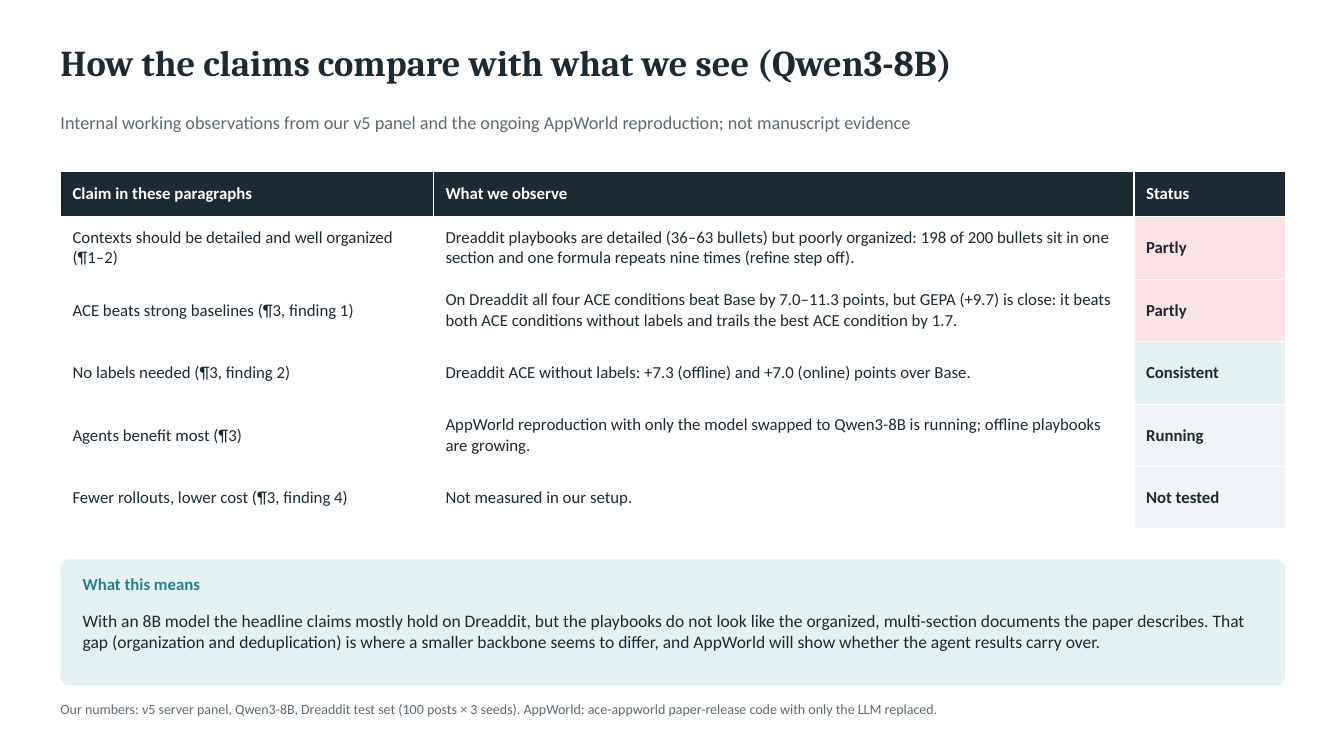
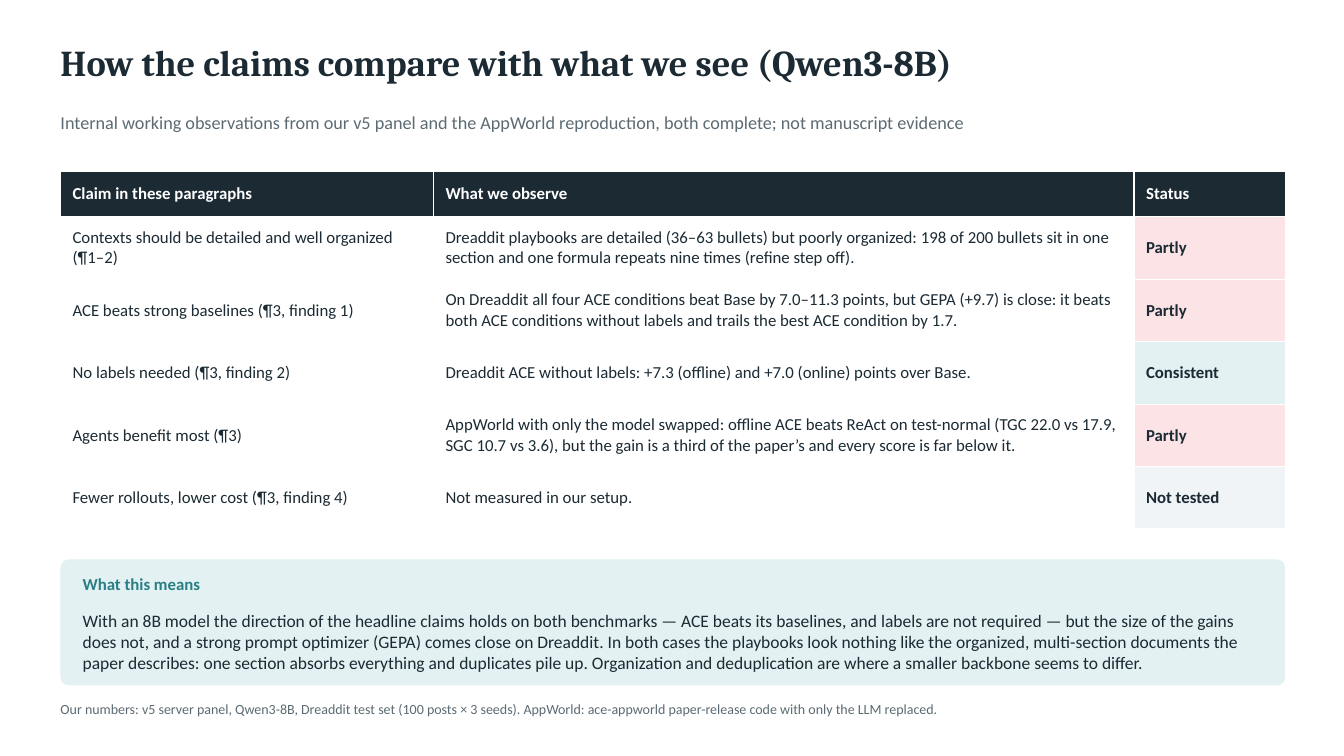
Before and after one commit to imtomyi/ACL2027, a slide deck: slide 9 of ACL 2027/Storage/meeting_20260915/ace_introduction_explained.pptx. Drawn at 1344x756 pixels with LibreOffice and Linux fonts; fonts in the diff are those of the drawing. Boxes give left, top, right and bottom in pixels: in the first picture for what was removed or moved away, otherwise in the second. Text is boxed around its words. In the diff, an @@ line names an element or a change of style, - is before the commit and + after.

```diff
--- a/ACL 2027/Storage/meeting_20260915/ace_introduction_explained.pptx
+++ b/ACL 2027/Storage/meeting_20260915/ace_introduction_explained.pptx
@@ text at [60, 116, 963, 132]: text changed @@
-Internal working observations from our v5 panel and the ongoing AppWorld reproduction; not manuscript evidence
+Internal working observations from our v5 panel and the AppWorld reproduction, both complete; not manuscript evidence
@@ table at [60, 171, 1286, 529] @@
-row 5, column 2: AppWorld reproduction with only the model swapped to Qwen3-8B is running; offline playbooks are growing.
+row 5, column 2: AppWorld with only the model swapped: offline ACE beats ReAct on test-normal (TGC 22.0 vs 17.9, SGC 10.7 vs 3.6), but the gain is a third of the paper’s and every score is far below it.
-row 5, column 3: Running
+row 5, column 3: Partly
@@ fill #F1F4F6 to #FBE3E6 in row 5, column 3 @@
@@ text at [83, 615, 1238, 672]: text changed @@
-With an 8B model the headline claims mostly hold on Dreaddit, but the playbooks do not look like the organized, multi-section documents the paper describes. That gap (organization and deduplication) is where a smaller backbone seems to differ, and AppWorld will show whether the agent results carry over.
+With an 8B model the direction of the headline claims holds on both benchmarks — ACE beats its baselines, and labels are not required — but the size of the gains does not, and a strong prompt optimizer (GEPA) comes close on Dreaddit. In both cases the playbooks look nothing like the organized, multi-section documents the paper describes: one section absorbs everything and duplicates pile up. Organization and deduplication are where a smaller backbone seems to differ.
```
Also in this commit, not shown: 5 other files.
